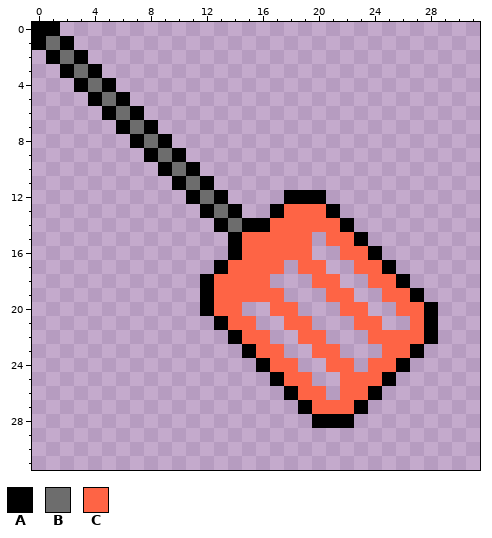
A pixel-art sprite gets an edit: spatulareg.png. This is how it looked before the edit.
The file is 32x32 pixels.
Palette (. is transparent): A #000000  B #6d6d6d  C #fe6445
Pixels before, first column x 0:
 0 AA...........................
 1 ABA..........................
 2 .ABA.........................
 3 ..ABA........................
 4 ...ABA.......................
 5 ....ABA......................
 6 .....ABA.....................
 7 ......ABA....................
 8 .......ABA...................
 9 ........ABA..................
10 .........ABA.................
11 ..........ABA................
12 ...........ABA....AAA........
13 ............ABA..ACCCA.......
14 .............ABAACCCCCA......
15 ..............ACCCCC.CCA.....
16 ..............ACCCCC..CCA....
17 .............ACCCC.CC..CCA...
18 ............ACCCC...CC..CCA..
19 ............ACCCCC...CC..CCA.
20 ............ACC..CC...CC..CCA
21 .............ACC..CC...CC..CA
22 ..............ACC..CC...CCCCA
23 ...............ACC..CC...CCA.
24 ................ACC..CC.CCA..
25 .................ACC..CCCA...
26 ..................ACC.CCA....
27 ...................ACCCA.....
28 ....................AAA......
After the commit:
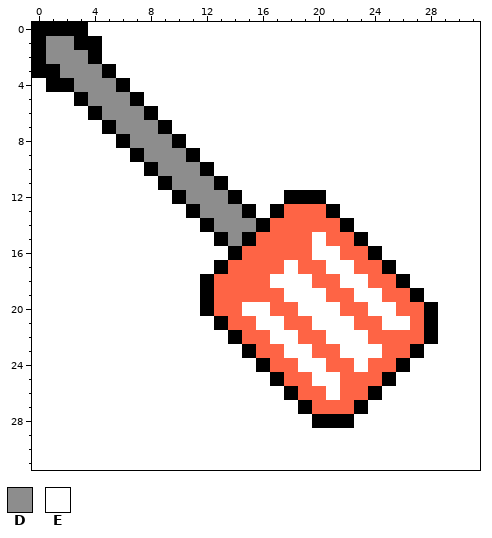
Colours new in this view: D #8d8d8d  E #ffffff
The edit:
Changed rows in their new state; - is an unchanged pixel.
first column x 0:
 0 --AAEEEEEEEEEEEEEEEEEEEEEEEEEEEE
 1 -DDAAEEEEEEEEEEEEEEEEEEEEEEEEEEE
 2 ADDDAEEEEEEEEEEEEEEEEEEEEEEEEEEE
 3 AADDDAEEEEEEEEEEEEEEEEEEEEEEEEEE
 4 EAADDDAEEEEEEEEEEEEEEEEEEEEEEEEE
 5 EEEADDDAEEEEEEEEEEEEEEEEEEEEEEEE
 6 EEEEADDDAEEEEEEEEEEEEEEEEEEEEEEE
 7 EEEEEADDDAEEEEEEEEEEEEEEEEEEEEEE
 8 EEEEEEADDDAEEEEEEEEEEEEEEEEEEEEE
 9 EEEEEEEADDDAEEEEEEEEEEEEEEEEEEEE
10 EEEEEEEEADDDAEEEEEEEEEEEEEEEEEEE
11 EEEEEEEEEADDDAEEEEEEEEEEEEEEEEEE
12 EEEEEEEEEEADDDAEEE---EEEEEEEEEEE
13 EEEEEEEEEEEADDDAE-----EEEEEEEEEE
14 EEEEEEEEEEEEADDD-------EEEEEEEEE
15 EEEEEEEEEEEEEADA----E---EEEEEEEE
16 EEEEEEEEEEEEEE------EE---EEEEEEE
17 EEEEEEEEEEEEE-----E--EE---EEEEEE
18 EEEEEEEEEEEE-----EEE--EE---EEEEE
19 EEEEEEEEEEEE------EEE--EE---EEEE
20 EEEEEEEEEEEE---EE--EEE--EE---EEE
21 EEEEEEEEEEEEE---EE--EEE--EE--EEE
22 EEEEEEEEEEEEEE---EE--EEE-----EEE
23 EEEEEEEEEEEEEEE---EE--EEE---EEEE
24 EEEEEEEEEEEEEEEE---EE--E---EEEEE
25 EEEEEEEEEEEEEEEEE---EE----EEEEEE
26 EEEEEEEEEEEEEEEEEE---E---EEEEEEE
27 EEEEEEEEEEEEEEEEEEE-----EEEEEEEE
28 EEEEEEEEEEEEEEEEEEEE---EEEEEEEEE
29 EEEEEEEEEEEEEEEEEEEEEEEEEEEEEEEE
30 EEEEEEEEEEEEEEEEEEEEEEEEEEEEEEEE
31 EEEEEEEEEEEEEEEEEEEEEEEEEEEEEEEE
